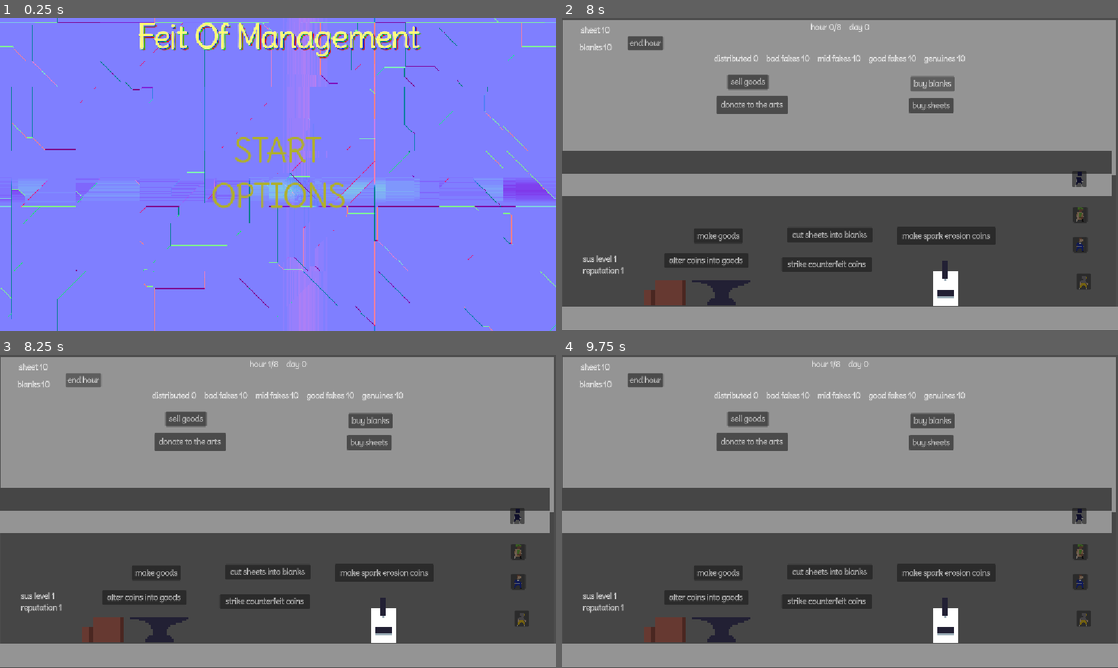
Above: before the commit, frames 1-4 (two rows, left to right).
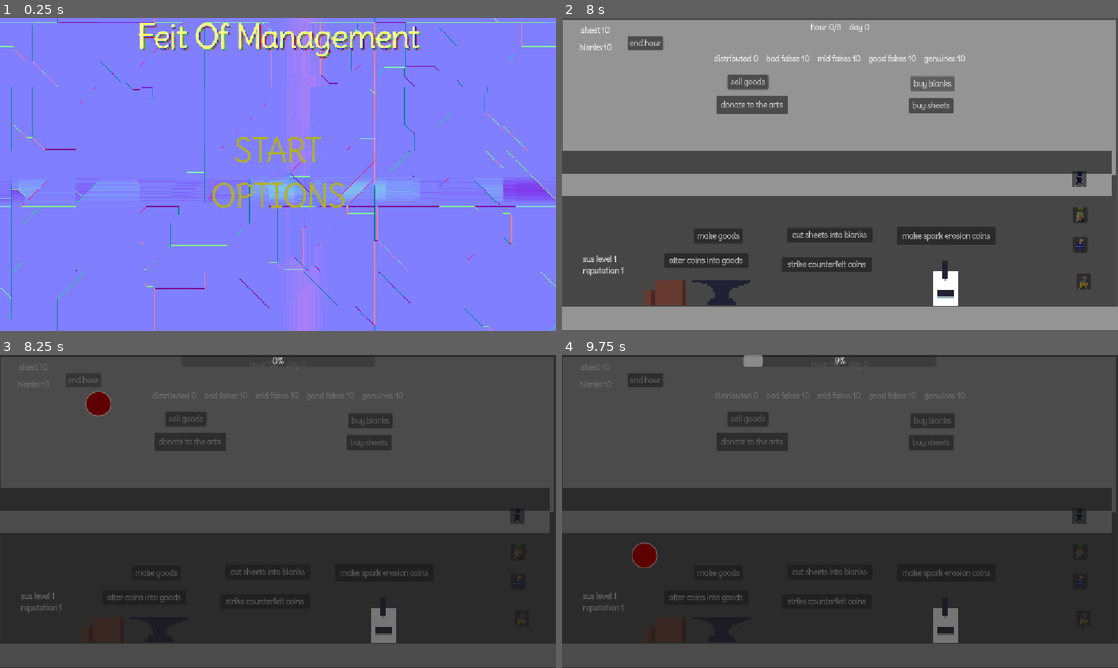
Above: after the commit, the same moments.

Repository: FreeformWave544/FeitOfManagement
Game: Godot game, scene res://UI/MainMenu.tscn
The game is run twice, just before and just after one commit, with the same random seed, the same clock (stepped at 60 frames per second) and the same inputs. Sound files missing from this copy of the repository are replaced by a short silence.
Inputs (mouse positions are in pixels of both pictures, inside the frame that each line leads up to):
- Up to frame 1 (0.25 s): no input
- Up to frame 2 (8 s): click "START" at 0.5 s; click "donate to the arts" at 1.25 s; click "cut sheets into blanks" at 2 s; click "strike counterfeit coins" at 2.75 s; click "make spark erosion coins" at 3.5 s; click "alter coins into goods" at 4.25 s; click "make goods" at 5 s; click "sell goods" at 5.75 s; click "buy sheets" at 6.5 s; click "buy blanks" at 7.25 s
- Up to frame 3 (8.25 s): click "end hour" at 8 s
- Up to frame 4 (9.75 s): click (1079, 552) at 8.75 s; click (662, 405) at 9.52 s

Frames 1-2 are identical in both runs. In frame 3, 96% of the frame differs, in the area x 0-100%, y 0-100%; in frame 4, 96%.

Commit message:
Made some changes

Diff:
--- a/Minigame/coin_flaw.gd
+++ b/Minigame/coin_flaw.gd
@@ -49,7 +49,7 @@
 	$FadeBox.color.a = 1.0
 	await get_tree().create_timer(0.5).timeout
 	won = newCoin() if score < targetScore else true
-	if won: get_tree().change_scene_to_file("res://Scenes/Main.tscn") ; return
+	if won: queue_free() ; return
 	while $FadeBox.color.a >= 0.1:
 		$FadeBox.color.a = lerp($FadeBox.color.a, 0.0, 0.15)
 		await get_tree().process_frame
--- a/Minigame/spark_erosion.tscn
+++ b/Minigame/spark_erosion.tscn
@@ -1,8 +1,5 @@
 [gd_scene format=3 uid="uid://rdldodbojhpl"]
 
-[ext_resource type="Texture2D" path="res://assets/objects/white.png" id="1_dr73v"]
-[ext_resource type="Script" path="res://Minigame/spark_erosion.gd" id="1_uc15a"]
-[ext_resource type="Texture2D" path="res://assets/objects/purple.png" id="3_04mcn"]
 [ext_resource type="Texture2D" uid="uid://dx3rl8l5h1k1b" path="res://assets/char anims/tech guy/idle/techt idle1.png" id="4_pywq2"]
 
 [sub_resource type="RectangleShape2D" id="RectangleShape2D_uc15a"]
@@ -12,17 +9,14 @@
 size = Vector2(271, 181)
 
 [node name="spark erosion" type="Node2D" unique_id=2027886066]
-script = ExtResource("1_uc15a")
 
 [node name="Sprite2D" type="Sprite2D" parent="." unique_id=795328137]
 position = Vector2(354.5, 329.99997)
 scale = Vector2(27.300003, 60.2)
-texture = ExtResource("1_dr73v")
 
 [node name="Purple" type="Sprite2D" parent="." unique_id=1778910036]
 position = Vector2(396, 611)
 scale = Vector2(6.1, 11)
-texture = ExtResource("3_04mcn")
 offset = Vector2(7.6293945e-06, -5.048565)
 
 [node name="Node2D" type="Area2D" parent="Purple" unique_id=1051063204]
--- a/Minigame/wackamole.gd
+++ b/Minigame/wackamole.gd
@@ -13,4 +13,4 @@
 		$ProgressBar.value += randf_range(7.5, 10.0)
 		if $ProgressBar.value == 100.0:
 			break
-	get_tree().change_scene_to_file("res://Scenes/Main.tscn")
+	queue_free()
--- a/Scenes/Main.tscn
+++ b/Scenes/Main.tscn
@@ -150,14 +150,11 @@
 layout_mode = 2
 
 [node name="FadeBox" type="ColorRect" parent="." unique_id=438942413]
+z_index = 15
 layout_mode = 1
 anchors_preset = 15
 anchor_right = 1.0
 anchor_bottom = 1.0
-offset_left = -2.0
-offset_top = -1.0
-offset_right = -2.0
-offset_bottom = -1.0
 grow_horizontal = 2
 grow_vertical = 2
 mouse_filter = 2
@@ -380,7 +377,7 @@
 [connection signal="pressed" from="action buttons/sell_goods" to="." method="_on_sell_goods_pressed"]
 [connection signal="pressed" from="action buttons/buy_sheets" to="." method="_on_buy_sheets_pressed"]
 [connection signal="pressed" from="action buttons/buy_blanks" to="." method="_on_buy_blanks_pressed"]
-[connection signal="pressed" from="action buttons/pass time" to="." method="_on_pass_time_pressed"]
+[connection signal="pressed" from="action buttons/pass time" to="." method="time_pass"]
 
 [editable path="artist"]
 [editable path="blacksmith"]
--- a/Scenes/main.gd
+++ b/Scenes/main.gd
@@ -219,7 +219,6 @@
 				guy.scale = lerp(guy.scale, Vector2(4.0, 4.0), 0.1)
 				await get_tree().process_frame
 			guy.scale = Vector2(4.0, 4.0)
-			print(task)
 			var targetPos := Vector2($"action buttons".find_child(task).global_position.x + ($"action buttons".find_child(task).size.x / 2), 530.0)
 			guy.position.y = 530.0
 			while abs(guy.position.x - targetPos.x) > 1:
@@ -236,7 +235,7 @@
 
 
 func lose():
-	pass
+	get_tree().change_scene_to_file("res://UI/MainMenu.tscn")
 
 var target: int = day * 5
 
@@ -258,9 +257,8 @@
 		character_actions[item] = nothing()
 
 	actions = []
-
-
-
+	$Stats/Hour.text = str(tod)
+	add_child(load(["res://Minigame/CoinFlaw.tscn", "res://Minigame/wackamole.tscn"].pick_random()).instantiate())
 
 func fade() -> void:
 	while $FadeBox.color.a <= 0.9:
@@ -379,13 +377,3 @@
 
 func _on_buy_blanks_pressed() -> void:
 	assign_task("buy_blanks", trade_contras, char, trade_eligs)
-
-
-
-
-
-
-
-
-func _on_pass_time_pressed() -> void:
-	time_pass()
